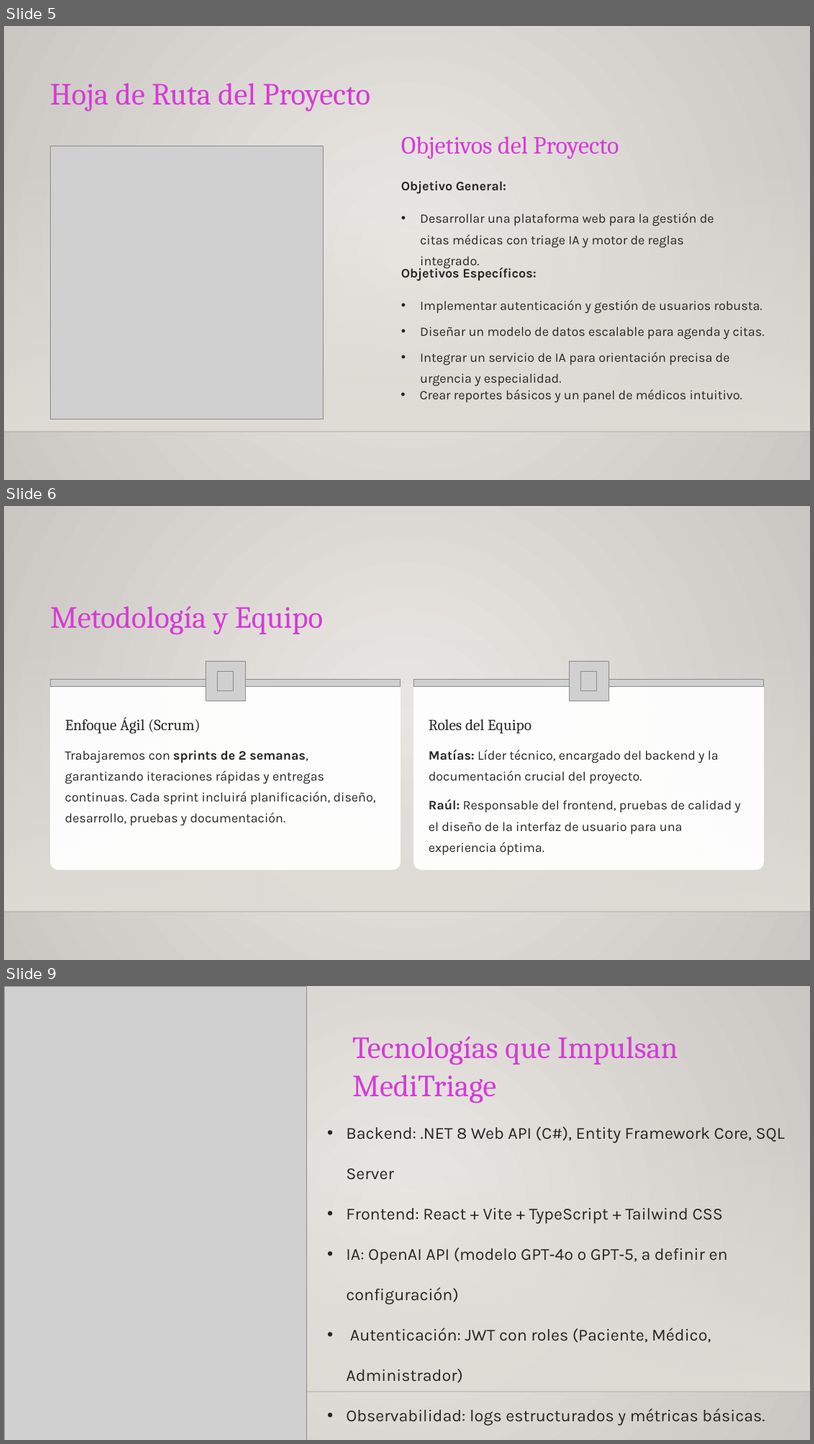
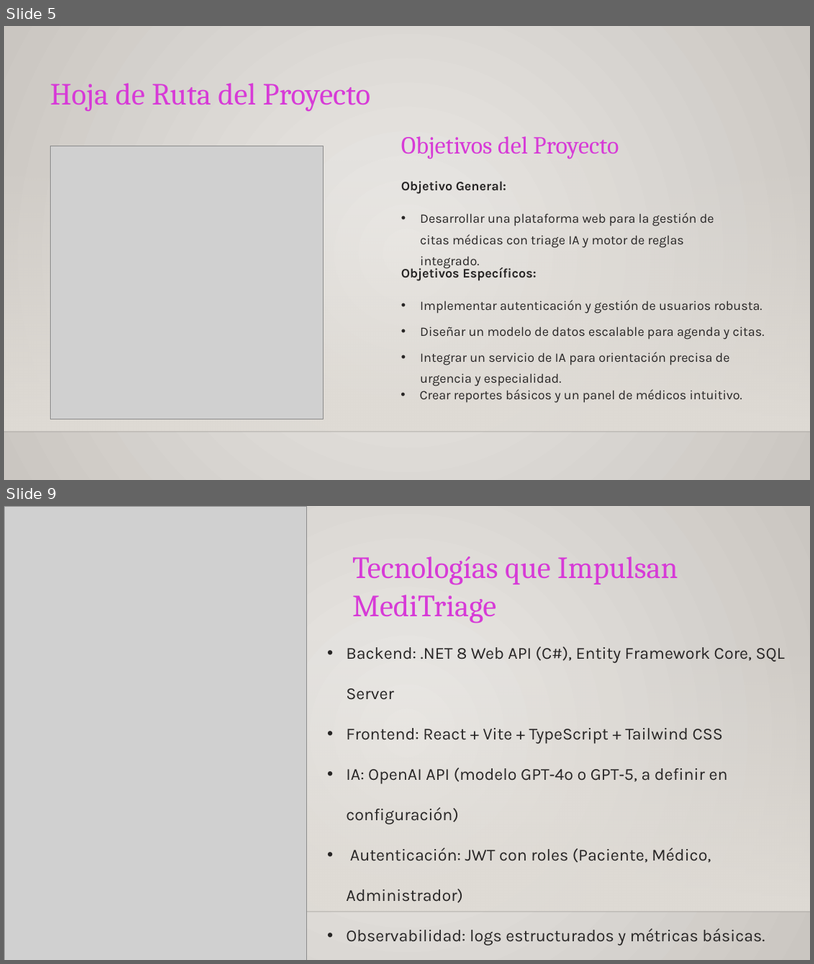
Before and after one commit to MRCuevasCarreno/MediTriage, a slide deck: Fase 2/Evidencias Grupales/Presentación Proyecto.pptx. Shown one above the other, each under a label of ours: slides 5, 6 and 9 before the commit, slides 5 and 9 after it; the slides between them are not shown. The pictures are 814x1444 and 814x964 pixels, drawn with LibreOffice and Linux fonts; fonts in the diff are those of the drawing; grey boxes stand for pictures; background and template pictures are left out. Boxes give left, top, right and bottom in pixels: in the first picture for what was removed or moved away, otherwise in the second. Text is boxed around its words. In the diff, an @@ line names an element or a change of style, - is before the commit and + after.

```diff
--- a/Fase 2/Evidencias Grupales/Presentación Proyecto.pptx
+++ b/Fase 2/Evidencias Grupales/Presentación Proyecto.pptx
@@ slide 6 removed at box(4, 506, 810, 960), background gradient #ECEAE7 to #CAC7C1; not listed: 2 template elements that a slide beside it also shows @@
@@ text removed at box(50, 606, 323, 635) @@
-Metodología y Equipo
@@ picture removed at box(206, 662, 245, 701) @@
@@ picture removed at box(218, 672, 233, 691) @@
@@ picture removed at box(569, 662, 609, 701) @@
@@ picture removed at box(581, 672, 597, 691) @@
@@ rounded rectangle removed at box(50, 681, 401, 870) @@
@@ picture removed at box(50, 680, 401, 686) @@
@@ rounded rectangle removed at box(414, 681, 764, 870) @@
@@ picture removed at box(414, 680, 764, 686) @@
@@ text removed at box(65, 717, 200, 734) @@
-Enfoque Ágil (Scrum)
@@ text removed at box(429, 719, 532, 734) @@
-Roles del Equipo
@@ text removed at box(65, 750, 376, 826) @@
-Trabajaremos con sprints de 2 semanas, garantizando iteraciones rápidas y entregas continuas. Cada sprint incluirá planificación, diseño, desarrollo, pruebas y documentación.
@@ text removed at box(429, 749, 719, 784) @@
-Matías: Líder técnico, encargado del backend y la documentación crucial del proyecto.
@@ text removed at box(429, 799, 741, 855) @@
-Raúl: Responsable del frontend, pruebas de calidad y el diseño de la interfaz de usuario para una experiencia óptima.
```
Also in this commit, not shown: 5 slides changed, 4 slides added, 7 other slides removed, 8 other files.
